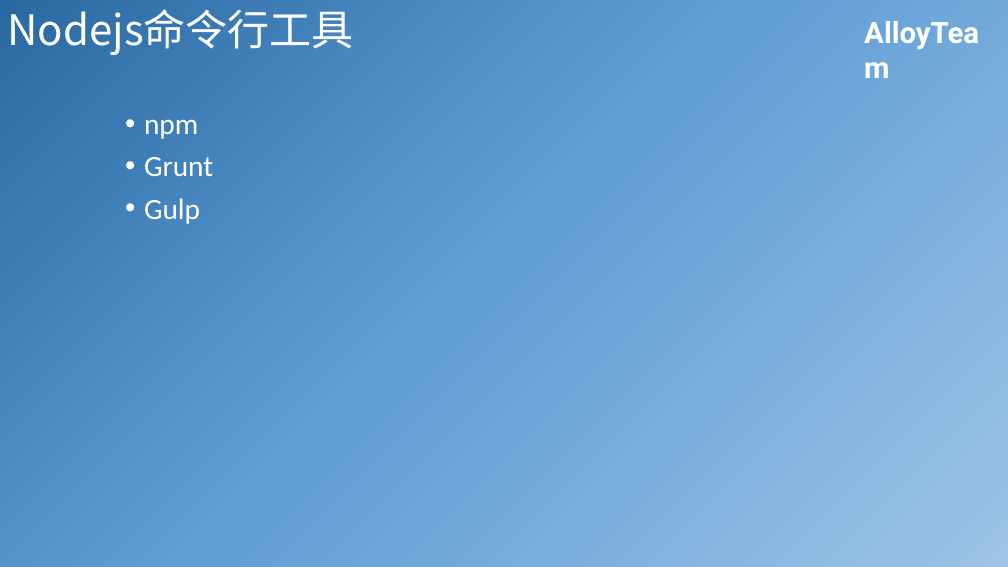
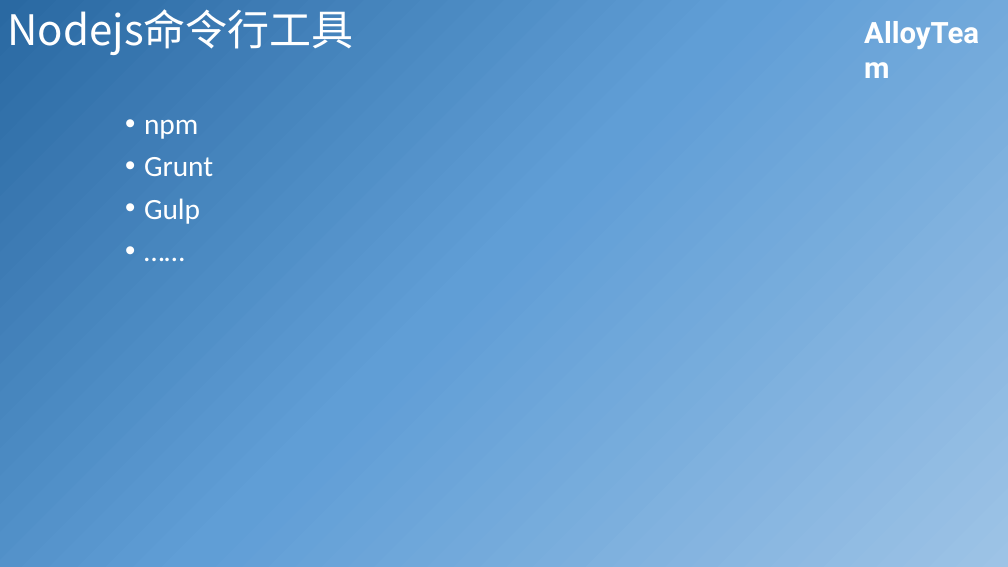
Before and after one commit to JiangJie/ppt, a slide deck: slide 15 of 2015-06/Nodejs基础分享.pptx. Drawn at 1008x567 pixels with LibreOffice and Linux fonts; fonts in the diff are those of the drawing; background and template pictures are left out. Boxes give left, top, right and bottom in pixels: in the first picture for what was removed or moved away, otherwise in the second. Text is boxed around its words. In the diff, an @@ line names an element or a change of style, - is before the commit and + after.

```diff
--- a/2015-06/Nodejs基础分享.pptx
+++ b/2015-06/Nodejs基础分享.pptx
@@ text at (144, 119, 213, 224): paragraph added @@
+• ……
```
Also in this commit, not shown: 4 other slides changed, 4 slides added.
